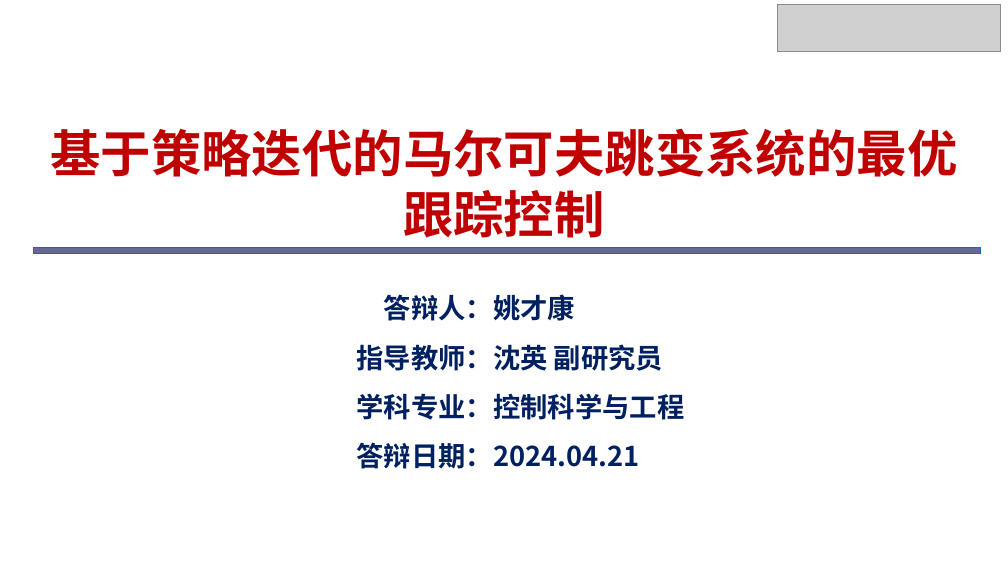
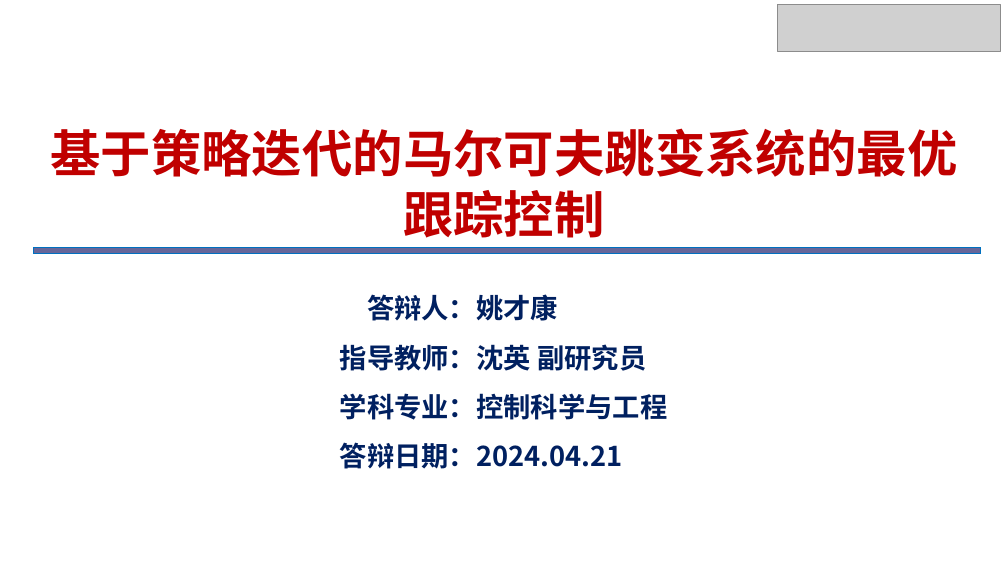
Before and after one commit to yck0609/master-thesis, a slide deck: slide 1 of PPT/基于策略迭代的马尔可夫跳变系统最优跟踪控制_姚才康.pptx. Drawn at 1008x567 pixels with LibreOffice and Linux fonts; fonts in the diff are those of the drawing; grey boxes stand for pictures. Boxes give left, top, right and bottom in pixels: in the first picture for what was removed or moved away, otherwise in the second. Text is boxed around its words. In the diff, an @@ line names an element or a change of style, - is before the commit and + after.

```diff
--- a/PPT/基于策略迭代的马尔可夫跳变系统最优跟踪控制_姚才康.pptx
+++ b/PPT/基于策略迭代的马尔可夫跳变系统最优跟踪控制_姚才康.pptx
@@ text "答答辩人：姚才康": place and size @@
-text "答答辩人：姚才康" at bbox=[357, 294, 685, 469]
+text "答答辩人：姚才康" at bbox=[340, 294, 668, 469]
```
Also in this commit, not shown: 2 other slides changed, 7 other files.
